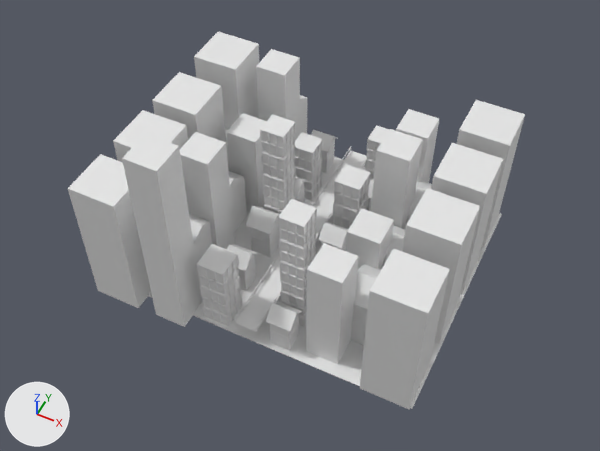
The Blender file Models/metro.blend, before and after one commit.
One viewpoint serves both versions: a camera (50 mm lens) standing at (50.6, -106.1, 132.5) and looking at (1.9, -8.8, 10.8). The axes (+X, +Y, +Z) are drawn at lower left. The lights are the same throughout. The same objects are shown in both versions, whatever each file hides.
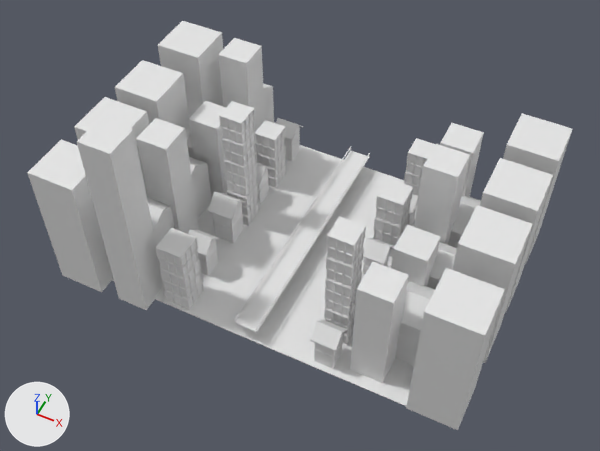
The change, as a list of edits to the scene's bpy script:
```text
Change ob_building:
    ob_building.location: (-7.3, 0.0, -3.3) -> (-16.3, 0.0, -3.3)
Change ob_house:
    ob_house.location: (-7.7, 22.1, -3.9) -> (-16.7, 22.1, -3.9)
Change ob_house_001:
    ob_house_001.location: (-7.7, 6.5, -3.9) -> (-16.7, 6.5, -3.9)
Change ob_house_002:
    ob_house_002.location: (-7.7, -5.9, -3.9) -> (-16.7, -5.9, -3.9)
Change ob_building_001:
    ob_building_001.location: (-7.3, 13.0, -3.3) -> (-16.3, 13.0, -3.3)
Change ob_building_002:
    ob_building_002.location: (-7.3, 0.0, 11.7) -> (-16.3, 0.0, 11.7)
Change ob_house_003:
    ob_house_003.location: (-7.7, -16.2, -3.9) -> (-16.7, -16.2, -3.9)
Change ob_building_003:
    ob_building_003.location: (-7.3, -24.8, -3.3) -> (-16.3, -24.8, -3.3)
Change ob_building_004:
    ob_building_004.location: (6.3, -18.5, -3.3) -> (15.7, -18.5, -3.3)
Change ob_house_004:
    ob_house_004.location: (6.7, 13.1, -3.9) -> (16.1, 13.1, -3.9)
Change ob_house_005:
    ob_house_005.location: (6.7, -25.0, -3.9) -> (16.1, -25.0, -3.9)
Change ob_building_005:
    ob_building_005.location: (6.3, 22.3, -3.3) -> (15.7, 22.3, -3.3)
Change ob_building_006:
    ob_building_006.location: (6.3, -18.5, 11.7) -> (15.7, -18.5, 11.7)
Change ob_house_007:
    ob_house_007.location: (6.7, -2.3, -3.9) -> (16.1, -2.3, -3.9)
Change ob_building_007:
    ob_building_007.location: (6.3, 6.2, -3.3) -> (15.7, 6.2, -3.3)
Change ob_lowpoly_building:
    ob_lowpoly_building.location: (15.0, 17.9, -4.0) -> (24.4, 17.9, -4.0)
Change ob_lowpoly_building_001:
    ob_lowpoly_building_001.location: (15.7, 5.7, -4.0) -> (25.0, 5.7, -4.0)
Change ob_lowpoly_building_002:
    ob_lowpoly_building_002.location: (15.9, -7.1, -4.0) -> (25.2, -7.1, -4.0)
Change ob_lowpoly_building_003:
    ob_lowpoly_building_003.location: (-17.2, -11.7, -4.0) -> (-26.2, -11.7, -4.0)
Change ob_lowpoly_building_005:
    ob_lowpoly_building_005.location: (-16.5, 17.8, -4.0) -> (-25.5, 17.8, -4.0)
Change ob_lowpoly_building_006:
    ob_lowpoly_building_006.location: (-15.8, -27.9, -4.0) -> (-24.8, -27.9, -4.0)
Change ob_lowpoly_building_007:
    ob_lowpoly_building_007.location: (15.0, -22.4, -4.0) -> (24.4, -22.4, -4.0)
Change ob_lowpoly_building_011:
    ob_lowpoly_building_011.location: (29.2, 5.7, -4.0) -> (38.5, 5.7, -4.0)
Change ob_lowpoly_building_012:
    ob_lowpoly_building_012.location: (29.2, -7.7, -4.0) -> (38.5, -7.7, -4.0)
Change ob_lowpoly_building_013:
    ob_lowpoly_building_013.location: (29.2, -23.5, -4.0) -> (38.5, -23.5, -4.0)
Change ob_lowpoly_building_014:
    ob_lowpoly_building_014.location: (29.2, 19.7, -4.0) -> (38.5, 19.7, -4.0)
Change ob_lowpoly_building_020:
    ob_lowpoly_building_020.location: (-20.3, -17.6, -4.0) -> (-29.3, -17.6, -4.0)
Change ob_lowpoly_building_022:
    ob_lowpoly_building_022.location: (-28.1, -12.5, -4.0) -> (-37.1, -12.5, -4.0)
Change ob_lowpoly_building_023:
    ob_lowpoly_building_023.location: (-28.1, 0.8, -4.0) -> (-37.1, 0.8, -4.0)
Change ob_lowpoly_building_024:
    ob_lowpoly_building_024.location: (-28.1, 16.6, -4.0) -> (-37.1, 16.6, -4.0)
Change ob_lowpoly_building_025:
    ob_lowpoly_building_025.location: (-28.1, -26.5, -4.0) -> (-37.1, -26.5, -4.0)
Change ob_lowpoly_building_015:
    ob_lowpoly_building_015.location: (-20.3, 24.7, -4.0) -> (-29.3, 24.7, -4.0)
```

Where the change shows, as pixel boxes [x1, y1, x2, y2] in the pictures (600 x 451 px):
'lowpoly building.013', moved
    before: [360, 248, 450, 410]
    after: [406, 268, 505, 430]
'lowpoly building.006', moved
    before: [122, 134, 202, 327]
    after: [77, 118, 164, 310]
'lowpoly building.025', moved
    before: [68, 154, 151, 308]
    after: [27, 139, 113, 292]
'lowpoly building.007', moved
    before: [306, 243, 359, 364]
    after: [350, 262, 409, 383]
'lowpoly building.012', moved
    before: [402, 188, 480, 344]
    after: [452, 205, 532, 363]
'lowpoly building.003', moved
    before: [180, 132, 235, 249]
    after: [136, 118, 199, 234]
'lowpoly building.001', moved
    before: [371, 129, 423, 229]
    after: [414, 144, 470, 245]
'lowpoly building.011', moved
    before: [431, 143, 503, 295]
    after: [480, 158, 553, 312]
'lowpoly building.024', moved
    before: [194, 32, 259, 130]
    after: [158, 21, 223, 118]
'lowpoly building.014', moved
    before: [457, 100, 525, 248]
    after: [503, 114, 572, 264]
'building.003', moved
    before: [197, 244, 243, 327]
    after: [156, 228, 204, 310]
'lowpoly building.023', moved
    before: [152, 72, 226, 142]
    after: [115, 60, 190, 139]
'lowpoly building.005', moved
    before: [256, 49, 300, 141]
    after: [219, 38, 265, 148]
'building.006', moved
    before: [278, 199, 317, 281]
    after: [325, 216, 366, 299]
'building.002', moved
    before: [260, 114, 296, 193]
    after: [219, 101, 257, 179]
'lowpoly building.002', moved
    before: [346, 208, 394, 269]
    after: [391, 225, 441, 286]
'building.007', moved
    before: [333, 164, 371, 229]
    after: [373, 178, 413, 257]
'building.001', moved
    before: [295, 132, 323, 201]
    after: [255, 120, 286, 189]
'lowpoly building.022', moved
    before: [113, 110, 188, 162]
    after: [74, 97, 149, 190]
'lowpoly building', moved
    before: [396, 109, 439, 183]
    after: [440, 123, 484, 197]
'house.002', moved
    before: [246, 206, 280, 258]
    after: [208, 192, 246, 243]
'house.005', moved
    before: [266, 301, 303, 350]
    after: [310, 319, 348, 369]
'building.004', moved
    before: [280, 272, 307, 328]
    after: [324, 281, 361, 345]
'building', moved
    before: [263, 177, 296, 214]
    after: [224, 164, 260, 227]
'building.005', moved
    before: [365, 125, 390, 181]
    after: [404, 138, 436, 205]
'lowpoly building.020', moved
    before: [189, 214, 212, 285]
    after: [145, 190, 175, 246]
'house.003', moved
    before: [227, 245, 258, 291]
    after: [188, 230, 219, 276]
'house.007', moved
    before: [318, 222, 348, 251]
    after: [362, 238, 394, 275]
'house', moved
    before: [311, 130, 338, 173]
    after: [276, 118, 303, 161]
'lowpoly building.015', moved
    before: [258, 95, 307, 134]
    after: [263, 83, 274, 123]
'house.001', moved
    before: [295, 177, 308, 203]
    after: [257, 164, 271, 204]
'house.004', moved
    before: [367, 180, 374, 211]
    after: [407, 194, 419, 226]
'Plane.002', unchanged, uncovered by the edit
    before: [148, 157, 502, 409]
    after: [111, 145, 417, 406]
